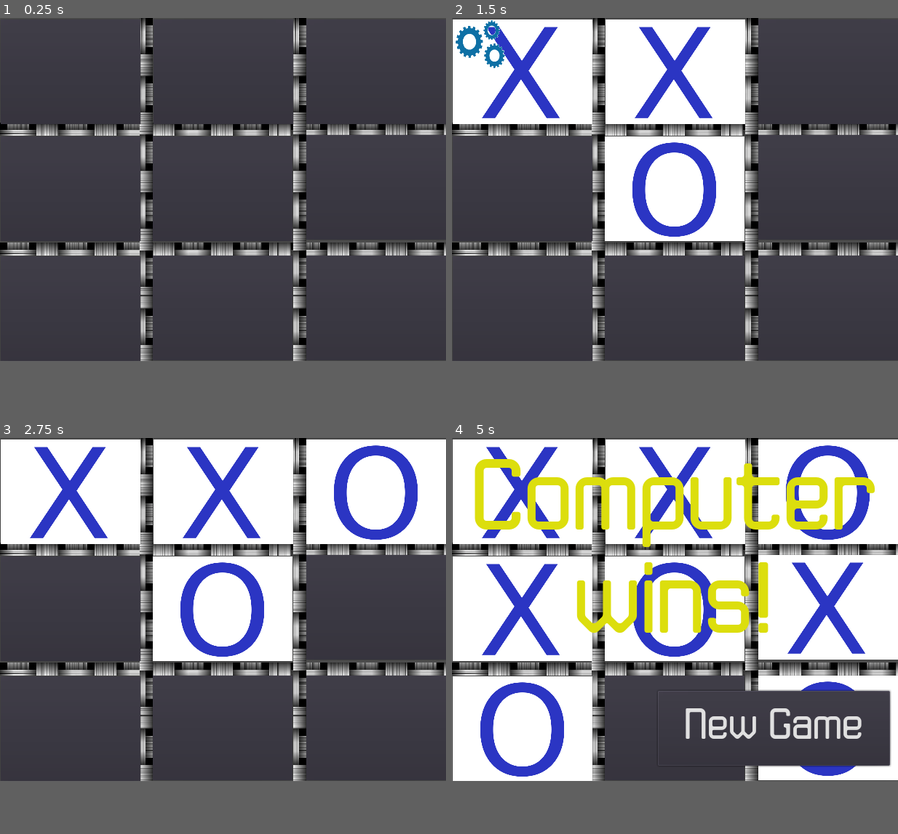
Above: before the commit, frames 1-4 (two rows, left to right).
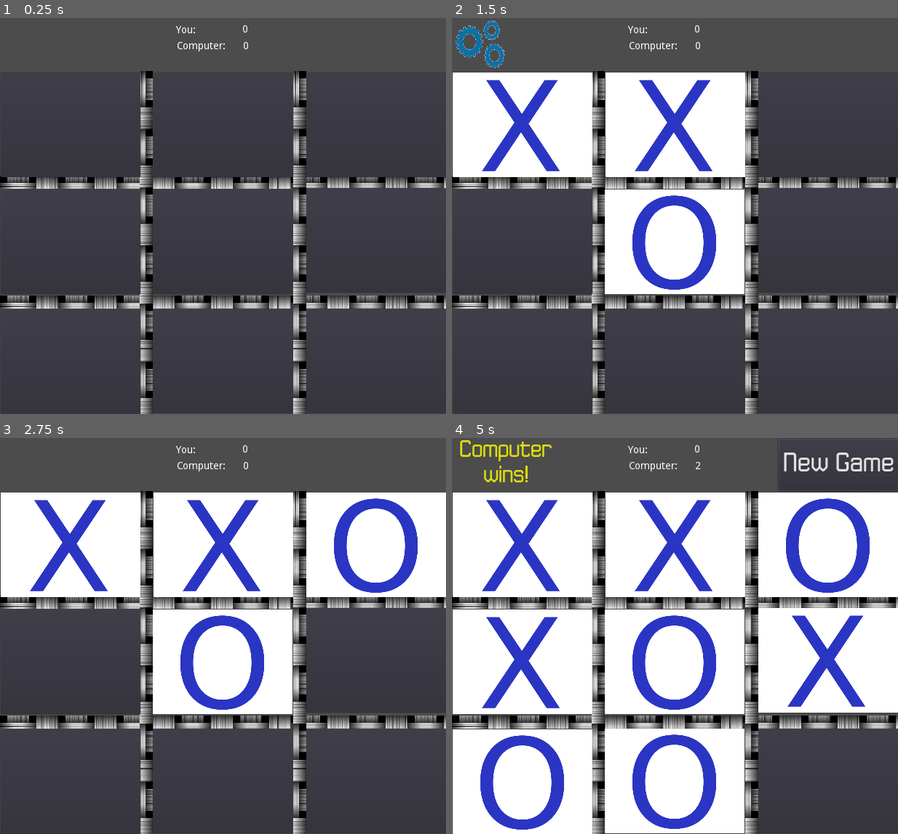
Above: after the commit, the same moments.

Repository: richardeigenmann/Godot-TicTacToe
Game: Godot game, scene res://Board.tscn
The game is run twice, just before and just after one commit, with the same random seed, the same clock (stepped at 60 frames per second) and the same inputs.
Inputs (mouse positions are in pixels of both pictures, inside the frame that each line leads up to; where the layout moved, square brackets give the same spot in the first picture):
- Up to frame 1 (0.25 s): no input
- Up to frame 2 (1.5 s): click (523, 109) [523, 73] at 0.5 s; click (675, 109) [675, 73] at 1.25 s
- Up to frame 3 (2.75 s): click (374, 529) [374, 493] at 2 s
- Up to frame 4 (5 s): click (523, 632) [523, 608] at 2.75 s; click (675, 632) [675, 608] at 3.5 s; click (826, 632) [826, 608] at 4.25 s
In our replay, the window is 613x472 before the commit and 613x545 after it. These sizes can differ from the game's own. Grey fills any space a smaller window leaves; there, only what the larger window draws over its background counts as a difference.

The runs differ from the first frame. In frame 1, 13% of the frame differs, in the area x 0-100%, y 0-100%; in frame 2, 32%; in frame 3, 41%; in frame 4, 60%.

Commit message:
Improved logging and status

Diff:
--- a/Board.gd
+++ b/Board.gd
@@ -6,8 +6,10 @@
 var playerState = X
 var computerState = O
 var emptyState = EMPTY
-var rounds
+var moves
 var tiles
+var humanWins = 0
+var computerWins = 0
 
 func _ready():
 	tiles = get_tree().get_nodes_in_group("Tiles")
@@ -19,7 +21,7 @@
 func newGame():
 	$NewGameButton.visible = false
 	$WinnerLabel.visible = false
-	rounds = 0
+	moves = 0
 	humanPlayersTurn = true
 	$ComputerThinkingAnimation.visible = false
 	for tile in tiles :
@@ -28,15 +30,18 @@
 func gameOver():
 	$WinnerLabel.visible = true
 	$NewGameButton.visible = true
+	$ComputerScoreLabel.text = str(computerWins)
+	$YouScoreLabel.text = str(humanWins)
 
 # The Tile must call here when the human has played
 func humanHasPlayed():
-	rounds += 1
+	moves += 1
 	humanPlayersTurn = false
 	if isWinner( playerState ) :
 		$WinnerLabel.text = "You won!"
+		humanWins += 1
 		gameOver()
-	elif rounds > 8:
+	elif moves > 8:
 		$WinnerLabel.text = "Draw"
 		gameOver()
 	else:
@@ -50,21 +55,23 @@
 
 # Logic taken from Wikipedia: https://en.wikipedia.org/wiki/Tic-tac-toe
 func computerTurn():
-	rounds += 1
+	moves += 1
 	if ! computerCanWin():
 		if ! computerMustBlock():
-			if ! computerCreatesFork():
-				if ! computerMustBlockOpponentsFork():
-					if ! computerTakesCenter():
-						if ! computerTakesOppositeCorner():
-							if ! computerTakesEmptyCorner():
-								computerTakesEmptySide()
+			if ! computerTakesCenter():
+				if ! computerCreatesFork():
+					if ! computerMustBlockOpponentsFork():
+						if !computerTakesEmptySide():
+							if ! computerTakesOppositeCorner():
+								computerTakesEmptyCorner()
+
 
 	if isWinner(computerState):
 		$WinnerLabel.text = "Computer\nwins!"
+		computerWins += 1
 		gameOver()
 
-	if rounds > 8:
+	if moves > 8:
 		$WinnerLabel.text = "Draw"
 		gameOver()
 
--- a/Board.tscn
+++ b/Board.tscn
@@ -18,9 +18,9 @@
 anchor_top = 0.0
 anchor_right = 0.0
 anchor_bottom = 0.0
-margin_top = 144.0
+margin_top = 217.0
 margin_right = 683.0
-margin_bottom = 163.0
+margin_bottom = 236.0
 rect_pivot_offset = Vector2( 0, 0 )
 mouse_filter = 1
 mouse_default_cursor_shape = 0
@@ -36,9 +36,9 @@
 anchor_top = 0.0
 anchor_right = 0.0
 anchor_bottom = 0.0
-margin_top = 309.0
+margin_top = 382.0
 margin_right = 683.0
-margin_bottom = 328.0
+margin_bottom = 401.0
 rect_pivot_offset = Vector2( 0, 0 )
 mouse_filter = 1
 mouse_default_cursor_shape = 0
@@ -55,8 +55,9 @@
 anchor_right = 0.0
 anchor_bottom = 0.0
 margin_left = 192.0
+margin_top = 73.0
 margin_right = 210.0
-margin_bottom = 683.0
+margin_bottom = 756.0
 rect_pivot_offset = Vector2( 0, 0 )
 mouse_filter = 1
 mouse_default_cursor_shape = 0
@@ -73,8 +74,9 @@
 anchor_right = 0.0
 anchor_bottom = 0.0
 margin_left = 403.0
+margin_top = 73.0
 margin_right = 421.0
-margin_bottom = 683.0
+margin_bottom = 756.0
 rect_pivot_offset = Vector2( 0, 0 )
 mouse_filter = 1
 mouse_default_cursor_shape = 0
@@ -89,94 +91,93 @@
 ] instance=ExtResource( 4 )]
 
 margin_left = 1.0
+margin_top = 75.0
+margin_right = 642.0
+margin_bottom = 555.0
+_sections_unfolded = [ "Anchor", "Grow Direction", "Hint", "Margin", "Material", "Pause", "Rect", "Visibility", "custom_constants" ]
+
+[node name="Button1" parent="." index="5" groups=[
+"Tiles",
+] instance=ExtResource( 4 )]
+
+margin_left = 211.0
+margin_top = 75.0
+margin_right = 852.0
+margin_bottom = 555.0
+
+[node name="Button2" parent="." index="6" groups=[
+"Tiles",
+] instance=ExtResource( 4 )]
+
+margin_left = 421.0
+margin_top = 75.0
+margin_right = 1062.0
+margin_bottom = 555.0
+
+[node name="Button3" parent="." index="7" groups=[
+"Tiles",
+] instance=ExtResource( 4 )]
+
+margin_left = 1.0
+margin_top = 236.0
+margin_right = 642.0
+margin_bottom = 716.0
+
+[node name="Button4" parent="." index="8" groups=[
+"Tiles",
+] instance=ExtResource( 4 )]
+
+margin_left = 210.0
+margin_top = 236.0
+margin_right = 851.0
+margin_bottom = 716.0
+
+[node name="Button5" parent="." index="9" groups=[
+"Tiles",
+] instance=ExtResource( 4 )]
+
+margin_left = 421.0
+margin_top = 234.0
+margin_right = 1062.0
+margin_bottom = 714.0
+
+[node name="Button6" parent="." index="10" groups=[
+"Tiles",
+] instance=ExtResource( 4 )]
+
+margin_left = 1.0
+margin_top = 401.0
+margin_right = 642.0
+margin_bottom = 881.0
+
+[node name="Button7" parent="." index="11" groups=[
+"Tiles",
+] instance=ExtResource( 4 )]
+
+margin_left = 210.0
+margin_top = 400.0
+margin_right = 851.0
+margin_bottom = 880.0
+
+[node name="Button8" parent="." index="12" groups=[
+"Tiles",
+] instance=ExtResource( 4 )]
+
+margin_left = 421.0
+margin_top = 400.0
+margin_right = 1062.0
+margin_bottom = 880.0
+
+[node name="WinnerLabel" type="Label" parent="." index="13"]
+
+visible = false
+anchor_left = 0.0
+anchor_top = 0.0
+anchor_right = 0.0
+anchor_bottom = 0.0
 margin_top = 2.0
-margin_right = 642.0
-margin_bottom = 482.0
-_sections_unfolded = [ "Anchor", "Grow Direction", "Hint", "Margin", "Material", "Pause", "Rect", "Visibility", "custom_constants" ]
-
-[node name="Button1" parent="." index="5" groups=[
-"Tiles",
-] instance=ExtResource( 4 )]
-
-margin_left = 211.0
-margin_top = 2.0
-margin_right = 852.0
-margin_bottom = 482.0
-
-[node name="Button2" parent="." index="6" groups=[
-"Tiles",
-] instance=ExtResource( 4 )]
-
-margin_left = 421.0
-margin_top = 2.0
-margin_right = 1062.0
-margin_bottom = 482.0
-
-[node name="Button3" parent="." index="7" groups=[
-"Tiles",
-] instance=ExtResource( 4 )]
-
-margin_left = 1.0
-margin_top = 163.0
-margin_right = 642.0
-margin_bottom = 643.0
-
-[node name="Button4" parent="." index="8" groups=[
-"Tiles",
-] instance=ExtResource( 4 )]
-
-margin_left = 210.0
-margin_top = 163.0
-margin_right = 851.0
-margin_bottom = 643.0
-
-[node name="Button5" parent="." index="9" groups=[
-"Tiles",
-] instance=ExtResource( 4 )]
-
-margin_left = 421.0
-margin_top = 161.0
-margin_right = 1062.0
-margin_bottom = 641.0
-
-[node name="Button6" parent="." index="10" groups=[
-"Tiles",
-] instance=ExtResource( 4 )]
-
-margin_left = 1.0
-margin_top = 328.0
-margin_right = 642.0
-margin_bottom = 808.0
-
-[node name="Button7" parent="." index="11" groups=[
-"Tiles",
-] instance=ExtResource( 4 )]
-
-margin_left = 210.0
-margin_top = 327.0
-margin_right = 851.0
-margin_bottom = 807.0
-
-[node name="Button8" parent="." index="12" groups=[
-"Tiles",
-] instance=ExtResource( 4 )]
-
-margin_left = 421.0
-margin_top = 327.0
-margin_right = 1062.0
-margin_bottom = 807.0
-
-[node name="WinnerLabel" type="Label" parent="." index="13"]
-
-visible = false
-anchor_left = 0.0
-anchor_top = 0.0
-anchor_right = 0.0
-anchor_bottom = 0.0
-margin_left = -1.0
-margin_top = 22.0
-margin_right = 612.0
-margin_bottom = 303.0
+margin_right = 149.0
+margin_bottom = 75.0
 rect_pivot_offset = Vector2( 0, 0 )
 mouse_filter = 2
 mouse_default_cursor_shape = 0
@@ -199,10 +200,10 @@
 anchor_top = 0.0
 anchor_right = 0.0
 anchor_bottom = 0.0
-margin_left = 283.0
-margin_top = 348.0
-margin_right = 602.0
-margin_bottom = 451.0
+margin_left = 449.0
+margin_top = 1.0
+margin_right = 613.0
+margin_bottom = 73.0
 rect_pivot_offset = Vector2( 0, 0 )
 focus_mode = 2
 mouse_filter = 0
@@ -228,6 +229,7 @@
 
 [node name="ComputerThinkingAnimation" type="AnimatedSprite" parent="." index="16"]
 
+visible = false
 position = Vector2( 38.6308, 37.152 )
 scale = Vector2( 0.303441, 0.362493 )
 frames = ExtResource( 7 )
@@ -235,6 +237,88 @@
 frame = 26
 playing = true
 
+[node name="YouLabel" type="Label" parent="." index="17"]
+
+anchor_left = 0.0
+anchor_top = 0.0
+anchor_right = 0.0
+anchor_bottom = 0.0
+margin_left = 242.0
+margin_top = 10.0
+margin_right = 282.0
+margin_bottom = 29.0
+rect_pivot_offset = Vector2( 0, 0 )
+mouse_filter = 2
+mouse_default_cursor_shape = 0
+size_flags_horizontal = 1
+size_flags_vertical = 4
+text = "You:"
+percent_visible = 1.0
+lines_skipped = 0
+max_lines_visible = -1
+
+[node name="YouScoreLabel" type="Label" parent="." index="18"]
+
+anchor_left = 0.0
+anchor_top = 0.0
+anchor_right = 0.0
+anchor_bottom = 0.0
+margin_left = 313.0
+margin_top = 9.0
+margin_right = 341.0
+margin_bottom = 28.0
+rect_pivot_offset = Vector2( 0, 0 )
+mouse_filter = 2
+mouse_default_cursor_shape = 0
+size_flags_horizontal = 1
+size_flags_vertical = 4
+text = "0"
+align = 2
+percent_visible = 1.0
+lines_skipped = 0
+max_lines_visible = -1
+
+[node name="ComputerScoreLabel" type="Label" parent="." index="19"]
+
+anchor_left = 0.0
+anchor_top = 0.0
+anchor_right = 0.0
+anchor_bottom = 0.0
+margin_left = 313.0
+margin_top = 32.0
+margin_right = 342.0
+margin_bottom = 51.0
+rect_pivot_offset = Vector2( 0, 0 )
+mouse_filter = 2
+mouse_default_cursor_shape = 0
+size_flags_horizontal = 1
+size_flags_vertical = 4
+text = "0"
+align = 2
+percent_visible = 1.0
+lines_skipped = 0
+max_lines_visible = -1
+
+[node name="ComputerLabel" type="Label" parent="." index="20"]
+
+anchor_left = 0.0
+anchor_top = 0.0
+anchor_right = 0.0
+anchor_bottom = 0.0
+margin_left = 243.0
+margin_top = 32.0
+margin_right = 310.0
+margin_bottom = 51.0
+rect_pivot_offset = Vector2( 0, 0 )
+mouse_filter = 2
+mouse_default_cursor_shape = 0
+size_flags_horizontal = 1
+size_flags_vertical = 4
+text = "Computer:"
+percent_visible = 1.0
+lines_skipped = 0
+max_lines_visible = -1
+
 [connection signal="pressed" from="NewGameButton" to="." method="_on_NewGameButton_pressed"]
 
 [connection signal="timeout" from="ComputerThinkTimer" to="." method="_on_ComputerThinkTimer_timeout"]
--- a/Font.tres
+++ b/Font.tres
@@ -4,7 +4,7 @@
 
 [resource]
 
-size = 138
+size = 32
 use_mipmaps = true
 use_filter = false
 font_data = ExtResource( 1 )
--- a/NewGameFont.tres
+++ b/NewGameFont.tres
@@ -4,7 +4,7 @@
 
 [resource]
 
-size = 60
+size = 37
 use_mipmaps = false
 use_filter = false
 font_data = ExtResource( 1 )
--- a/TileButton.gd
+++ b/TileButton.gd
@@ -2,6 +2,7 @@
 
 var state
 var myBoard
+
 
 func _ready():
 	myBoard = get_node("/root/Board")
@@ -10,9 +11,11 @@
 func setState( newState ):
 	state = newState
 	if state == myBoard.X:
+		print("move: ", myBoard.moves, " X plays: ", newState)
 		$X_Texture.visible = true
 		$O_Texture.visible = false
 	elif state == myBoard.O:
+		print("move: ", myBoard.moves, " O plays: ", newState)
 		$X_Texture.visible = false
 		$O_Texture.visible = true
 	else:
--- a/project.godot
+++ b/project.godot
@@ -17,7 +17,7 @@
 [display]
 
 window/size/width=613
-window/size/height=472
+window/size/height=545
 window/dpi/allow_hidpi=true
 window/energy_saving/keep_screen_on=false
 window/stretch/mode="2d"
